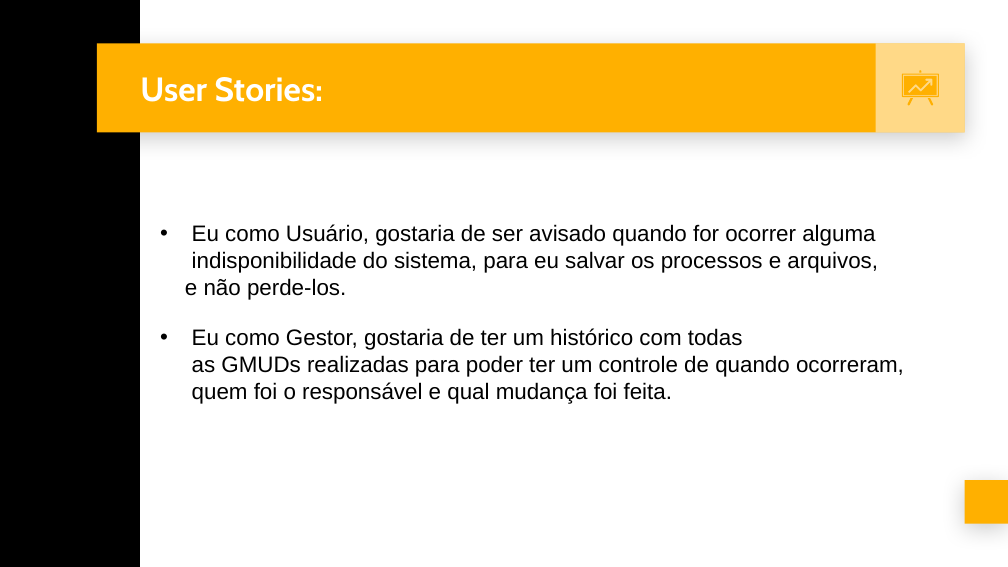
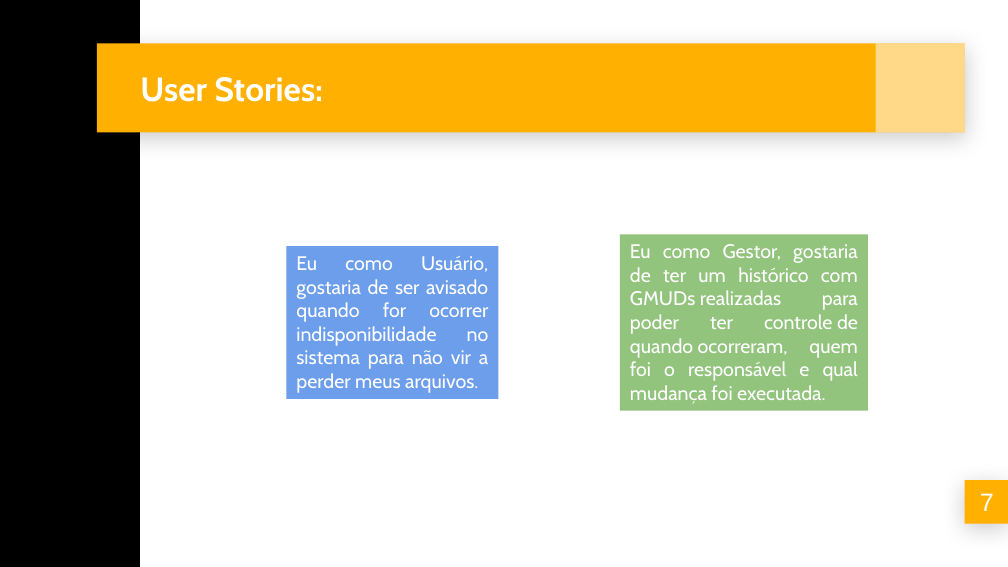
Before and after one commit to llmel/projeto2, a slide deck: slide 7 of documentacao/Slide/Slides Banca TCM.pptx. Drawn at 1008x567 pixels with LibreOffice and Linux fonts; fonts in the diff are those of the drawing. Boxes give left, top, right and bottom in pixels: in the first picture for what was removed or moved away, otherwise in the second. Text is boxed around its words. In the diff, an @@ line names an element or a change of style, - is before the commit and + after.

```diff
--- a/documentacao/Slide/Slides Banca TCM.pptx
+++ b/documentacao/Slide/Slides Banca TCM.pptx
@@ group removed at (902,71,939,105): 5 freeform shapes @@
@@ text removed at (185,224,904,404) @@
-• Eu como Usuário, gostaria de ser avisado quando for ocorrer alguma indisponibilidade do sistema, para eu salvar os processos e arquivos,
-e não perde-los.
-• Eu como Gestor, gostaria de ter um histórico com todas as GMUDs realizadas para poder ter um controle de quando ocorreram, quem foi o responsável e qual mudança foi feita.
@@ rectangle added at (620,235,868,411), fill #93C47D, 14 pt, text #FFFFFF @@
+Eu como Gestor, gostaria de ter um histórico com GMUDs realizadas para poder ter controle de quando ocorreram, quem foi o responsável e qual mudança foi executada.
@@ rectangle added at (286,246,498,398), fill #6D9EEB, 14 pt, text #FFFFFF @@
+Eu como Usuário, gostaria de ser avisado quando for ocorrer indisponibilidade no sistema para não vir a perder meus arquivos.
@@ text added at (980,493,994,511), 18 pt, text #FFFFFF @@
+7
```
Also in this commit, not shown: 11 other slides changed, 4 slides added, 4 slides removed.
